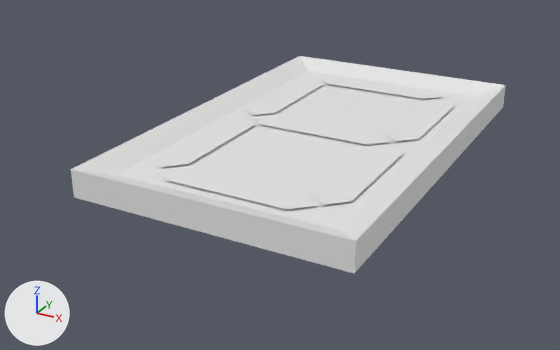
What one commit did to the OBJ model src/main/resources/assets/hbm/models/control_panel/display0.obj.
Rendered twice from a camera (50 mm lens) standing at (0.751, -1.558, 0.681) and looking at (-0.062, -0.08, -0.058). Arrows for +X, +Y and +Z are at lower left; the lights stay in place. Where no turn or scale is listed for an object, it has been applied to the vertices.

Script lines for the objects in view, before the commit:
```python
me_base = bpy.data.meshes.new('base')
me_base.from_pydata(...)  # 12 vertices, 18 faces; spans x -0.312..0.312, y -0.5..0.5, z 0.0..0.063
me_seg_0 = bpy.data.meshes.new('seg_0')
me_seg_0.from_pydata(...)  # 6 vertices, 4 faces; spans x -0.18..0.18, y 0.335..0.417, z 0.044
me_seg_1 = bpy.data.meshes.new('seg_1')
me_seg_1.from_pydata(...)  # 6 vertices, 4 faces; spans x 0.147..0.229, y 0.008..0.368, z 0.044
me_seg_2 = bpy.data.meshes.new('seg_2')
me_seg_2.from_pydata(...)  # 6 vertices, 4 faces; spans x 0.147..0.229, y -0.368..-0.008, z 0.044
me_seg_3 = bpy.data.meshes.new('seg_3')
me_seg_3.from_pydata(...)  # 6 vertices, 4 faces; spans x -0.18..0.18, y -0.417..-0.335, z 0.044
me_seg_4 = bpy.data.meshes.new('seg_4')
me_seg_4.from_pydata(...)  # 6 vertices, 4 faces; spans x -0.229..-0.147, y -0.368..-0.008, z 0.044
me_seg_5 = bpy.data.meshes.new('seg_5')
me_seg_5.from_pydata(...)  # 6 vertices, 4 faces; spans x -0.229..-0.147, y 0.008..0.368, z 0.044
me_seg_6 = bpy.data.meshes.new('seg_6')
me_seg_6.from_pydata(...)  # 6 vertices, 4 faces; spans x -0.18..0.18, y -0.041..0.041, z 0.044
ob_base = bpy.data.objects.new('base', me_base)
ob_base.location = (0.0, 0.0, 0.0)
ob_seg_0 = bpy.data.objects.new('seg_0', me_seg_0)
ob_seg_0.location = (0.0, 0.0, 0.0)
ob_seg_1 = bpy.data.objects.new('seg_1', me_seg_1)
ob_seg_1.location = (0.0, 0.0, 0.0)
ob_seg_2 = bpy.data.objects.new('seg_2', me_seg_2)
ob_seg_2.location = (0.0, 0.0, 0.0)
ob_seg_3 = bpy.data.objects.new('seg_3', me_seg_3)
ob_seg_3.location = (0.0, 0.0, 0.0)
ob_seg_4 = bpy.data.objects.new('seg_4', me_seg_4)
ob_seg_4.location = (0.0, 0.0, 0.0)
ob_seg_5 = bpy.data.objects.new('seg_5', me_seg_5)
ob_seg_5.location = (0.0, 0.0, 0.0)
ob_seg_6 = bpy.data.objects.new('seg_6', me_seg_6)
ob_seg_6.location = (0.0, 0.0, 0.0)
```
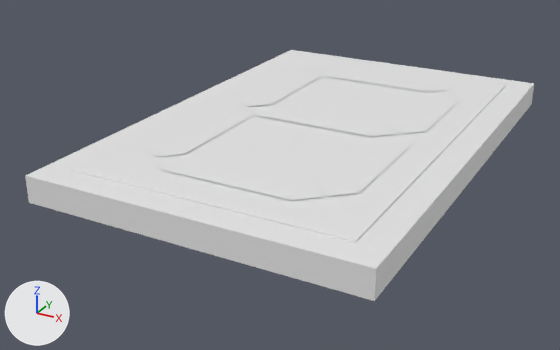
Changed parts and their boxes (x1, y1, x2, y2) in the pictures (560 x 350 px):
'base', reshaped
    before: (71, 56, 506, 273)
    after: (71, 56, 506, 243)
'border', added
    after: (25, 50, 534, 301)
'seg_3', mesh rescaled (6% wider)
    before: (162, 166, 317, 209)
    after: (157, 156, 322, 200)
'seg_2', mesh rescaled
    before: (313, 144, 403, 205)
    after: (318, 136, 411, 196)
'seg_4', mesh rescaled
    before: (157, 117, 255, 167)
    after: (151, 108, 251, 157)
'seg_6', mesh rescaled (7% wider)
    before: (254, 114, 390, 145)
    after: (250, 106, 395, 137)
'seg_0', mesh rescaled (7% wider)
    before: (321, 77, 442, 99)
    after: (318, 69, 447, 92)
'seg_5', mesh rescaled
    before: (247, 79, 323, 115)
    after: (242, 71, 321, 106)
'seg_1', mesh rescaled
    before: (386, 98, 455, 141)
    after: (390, 91, 461, 134)
part 1 of me_base, cut back
    both: (71, 56, 505, 241)

Patch to the scene script:
```diff
--- a/src/main/resources/assets/hbm/models/control_panel/display0.obj.py
+++ b/src/main/resources/assets/hbm/models/control_panel/display0.obj.py
@@ me_base @@
 # used by ob_base; location = (0.0, 0.0, 0.0)
-me_base.from_pydata(...)  # 12 vertices, 18 faces; spans x -0.312..0.312, y -0.5..0.5, z 0.0..0.063
+me_base.from_pydata(...)  # 8 vertices, 10 faces; spans x -0.312..0.312, y -0.5..0.5, z 0.0..0.063
+# me_base part 1
+# 4 vertices are removed from x -0.25..0.25, y -0.438..0.438, z 0.039
+# 10 faces are deleted
+# 2 new faces join them
@@ me_seg_0 @@
 me_seg_0.from_pydata(...)  # 6 vertices, 4 faces; spans x -0.18..0.18, y 0.335..0.417, z 0.044
 # used by ob_seg_0; location = (0.0, 0.0, 0.0)
+# me_seg_0 part 2: the whole mesh is scaled about its middle by (1.06, 1, 2), then moved by (0.0, 0.0, 0.021)
@@ me_seg_1 @@
 me_seg_1.from_pydata(...)  # 6 vertices, 4 faces; spans x 0.147..0.229, y 0.008..0.368, z 0.044
 # used by ob_seg_1; location = (0.0, 0.0, 0.0)
+# me_seg_1 part 3: the whole mesh is scaled about its middle by (1.06, 1, 0.855), then moved by (0.012, 0.0, 0.021)
@@ me_seg_2 @@
 me_seg_2.from_pydata(...)  # 6 vertices, 4 faces; spans x 0.147..0.229, y -0.368..-0.008, z 0.044
 # used by ob_seg_2; location = (0.0, 0.0, 0.0)
+# me_seg_2 part 4: the whole mesh is scaled about its middle by (1.06, 1, 0.855), then moved by (0.012, 0.0, 0.021)
@@ me_seg_3 @@
 me_seg_3.from_pydata(...)  # 6 vertices, 4 faces; spans x -0.18..0.18, y -0.417..-0.335, z 0.044
 # used by ob_seg_3; location = (0.0, 0.0, 0.0)
+# me_seg_3 part 5: the whole mesh is scaled about its middle by (1.06, 1, 2), then moved by (0.0, 0.0, 0.021)
@@ me_seg_4 @@
 me_seg_4.from_pydata(...)  # 6 vertices, 4 faces; spans x -0.229..-0.147, y -0.368..-0.008, z 0.044
 # used by ob_seg_4; location = (0.0, 0.0, 0.0)
+# me_seg_4 part 6: the whole mesh is scaled about its middle by (1.06, 1, 0.855), then moved by (-0.012, 0.0, 0.021)
@@ me_seg_5 @@
 me_seg_5.from_pydata(...)  # 6 vertices, 4 faces; spans x -0.229..-0.147, y 0.008..0.368, z 0.044
 # used by ob_seg_5; location = (0.0, 0.0, 0.0)
+# me_seg_5 part 7: the whole mesh is scaled about its middle by (1.06, 1, 0.855), then moved by (-0.012, 0.0, 0.021)
@@ me_seg_6 @@
 me_seg_6.from_pydata(...)  # 6 vertices, 4 faces; spans x -0.18..0.18, y -0.041..0.041, z 0.044
 # used by ob_seg_6; location = (0.0, 0.0, 0.0)
+# me_seg_6 part 8: the whole mesh is scaled about its middle by (1.06, 1, 0), then moved by (0.0, 0.0, 0.021)
@@ me_border @@
+me_border.from_pydata(...)  # a box spanning x -0.375..0.375, y -0.562..0.562, z 0.0..0.059
@@ ob_border @@
+ob_border = bpy.data.objects.new('border', me_border)
+ob_border.location = (0.0, 0.0, 0.0)
```
